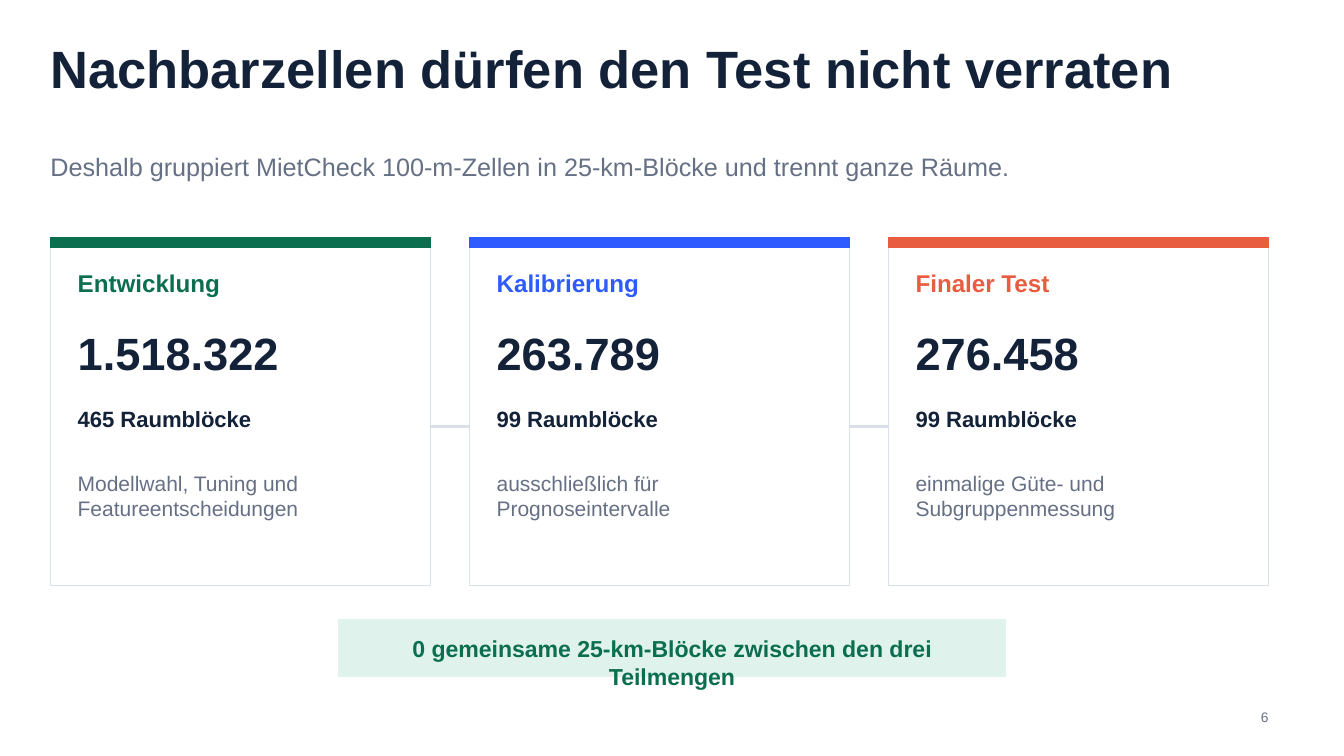
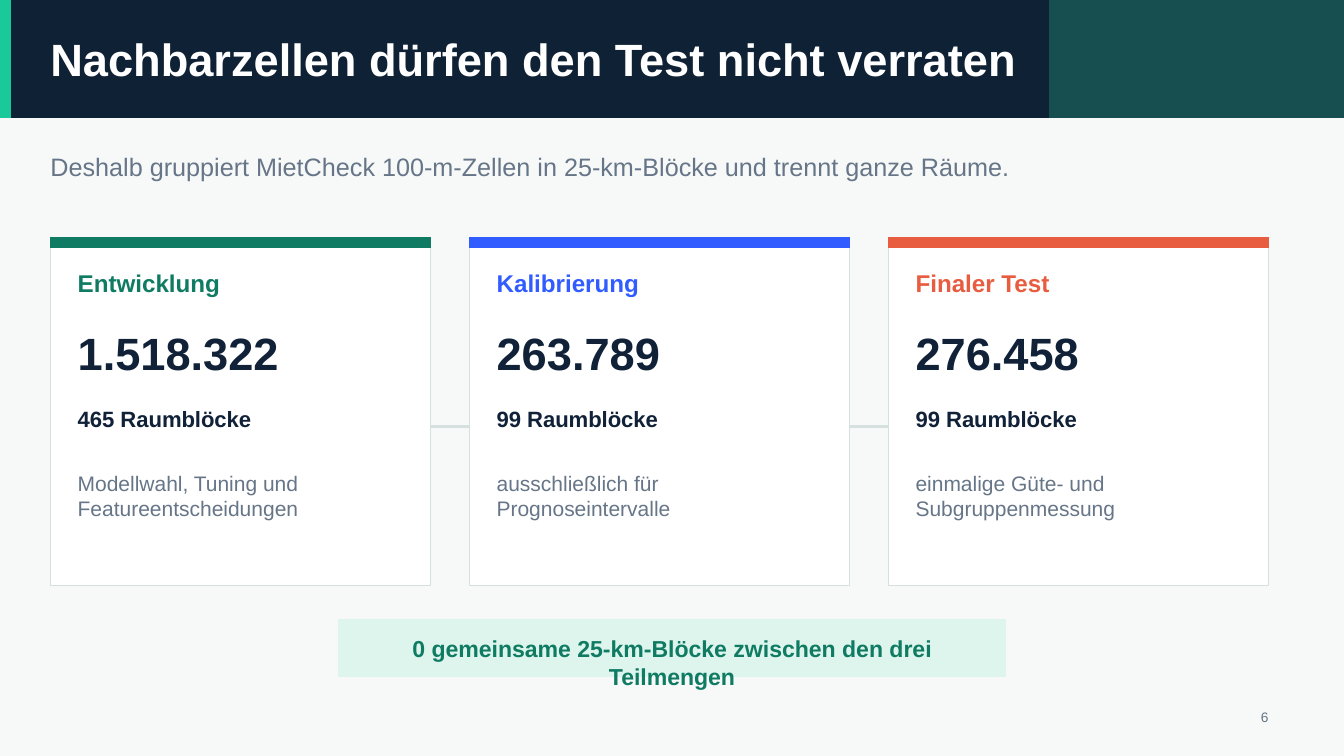
Before and after one commit to neleknaak-31/MietCheck, a slide deck: slide 6 of deliverables/MietCheck_Praesentation.pptx. Drawn at 1344x756 pixels with LibreOffice and Linux fonts; fonts in the diff are those of the drawing. Boxes give left, top, right and bottom in pixels: in the first picture for what was removed or moved away, otherwise in the second. Text is boxed around its words. In the diff, an @@ line names an element or a change of style, - is before the commit and + after.

```diff
--- a/deliverables/MietCheck_Praesentation.pptx
+++ b/deliverables/MietCheck_Praesentation.pptx
@@ background #FFFFFF to #F7F9F8 @@
@@ rectangle added at box(0, 0, 1344, 118), fill #0F2134, outline #0F2134 0 pt @@
@@ rectangle added at box(0, 0, 10, 118), fill #19C99A, outline #19C99A 0 pt @@
@@ rectangle added at box(1051, 0, 1344, 118), fill #174F50, outline #174F50 0 pt @@
@@ text "Nachbarzellen dürfen den Test nicht ..." at box(50, 43, 1015, 77): size 37.5 to 32.2 pt, text colour #132238 to #FFFFFF @@
@@ rectangle at box(50, 237, 431, 586): outline #D9E0E8 0.75 pt to #D6E1DF 0.75 pt @@
@@ rectangle at box(50, 237, 431, 247): fill #0B6E4F to #0F7B62; outline #0B6E4F 0 pt to #0F7B62 0 pt @@
@@ text "Entwicklung" at box(78, 274, 220, 297): text colour #0B6E4F to #0F7B62 @@
@@ rectangle at box(338, 620, 1005, 677): fill #DFF3EC to #DDF5ED; outline #DFF3EC 0 pt to #DDF5ED 0 pt @@
@@ text "0 gemeinsame 25-km-Blöcke zwischen den ..." at box(412, 640, 931, 690): text colour #0B6E4F to #0F7B62 @@
```
Also in this commit, not shown: 13 other slides changed, 16 other files.
